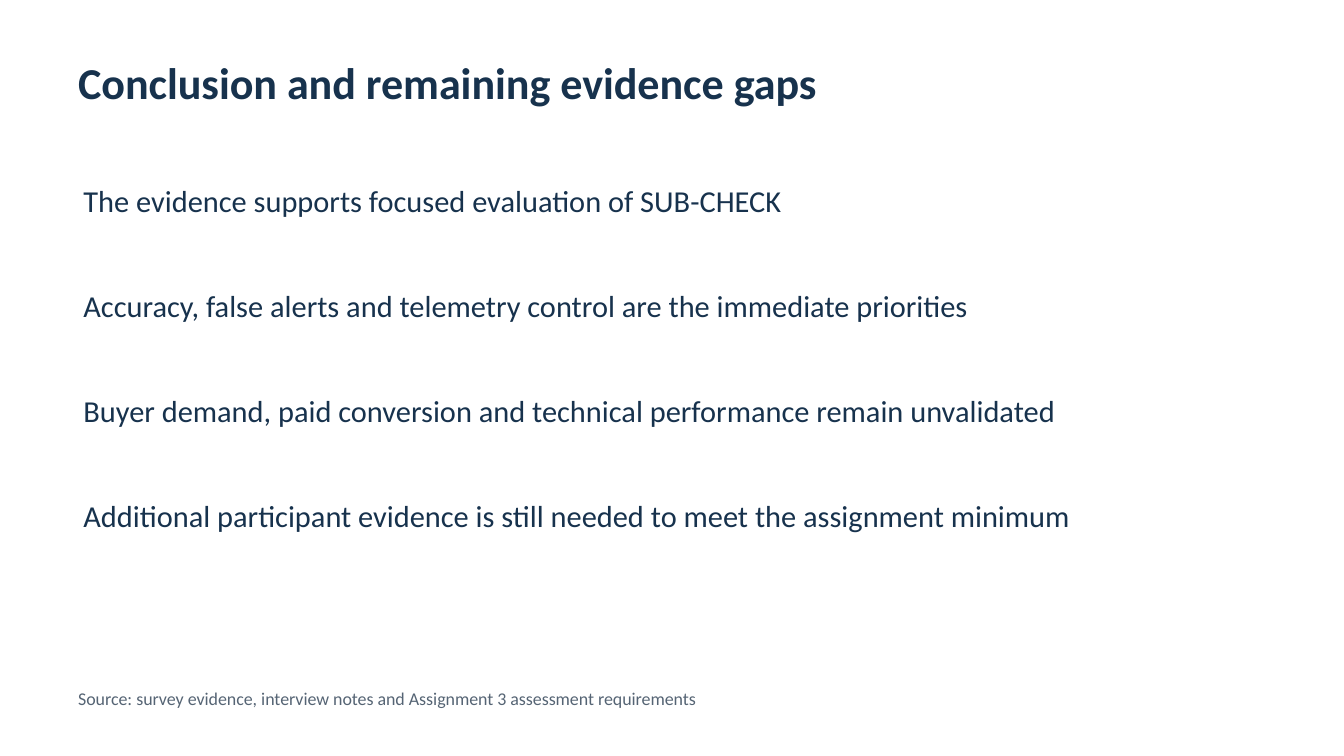
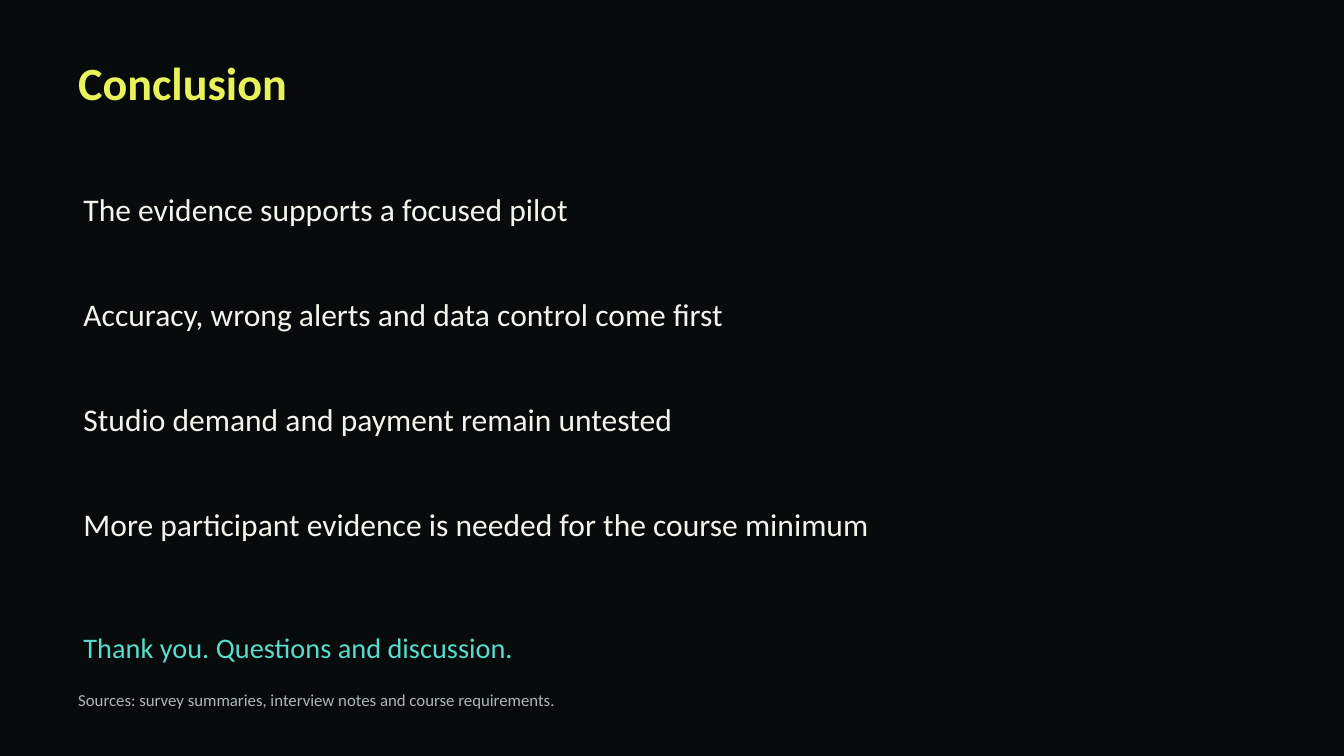
Before and after one commit to Scirtor/subcheck-anticheat, a slide deck: slide 12 of presentation/Assignment_3_Presentation.pptx. Drawn at 1344x756 pixels with LibreOffice and Linux fonts; fonts in the diff are those of the drawing. Boxes give left, top, right and bottom in pixels: in the first picture for what was removed or moved away, otherwise in the second. Text is boxed around its words. In the diff, an @@ line names an element or a change of style, - is before the commit and + after.

```diff
--- a/presentation/Assignment_3_Presentation.pptx
+++ b/presentation/Assignment_3_Presentation.pptx
@@ background #FFFFFF to #080B0C @@
@@ text at [78,67,287,101]: text changed; size 31.5 to 33 pt; text colour #17324D to #E7F35A @@
-Conclusion and remaining evidence gaps
+Conclusion
@@ text at [83,199,567,226]: text changed; size 21.8 to 22.5 pt; text colour #17324D to #F4F4ED @@
-The evidence supports focused evaluation of SUB-CHECK
+The evidence supports a focused pilot
@@ text at [83,304,723,332]: text changed; size 21.8 to 22.5 pt; text colour #17324D to #F4F4ED @@
-Accuracy, false alerts and telemetry control are the immediate priorities
+Accuracy, wrong alerts and data control come first
@@ text at [83,409,672,436]: text changed; size 21.8 to 22.5 pt; text colour #17324D to #F4F4ED @@
-Buyer demand, paid conversion and technical performance remain unvalidated
+Studio demand and payment remain untested
@@ text at [83,514,868,541]: text changed; size 21.8 to 22.5 pt; text colour #17324D to #F4F4ED @@
-Additional participant evidence is still needed to meet the assignment minimum
+More participant evidence is needed for the course minimum
@@ text added at [83,638,513,663], 20.2 pt, text #58DDCD @@
+Thank you. Questions and discussion.
@@ text at [78,694,554,709]: text changed; size 12.8 to 12 pt; text colour #556474 to #AEB6B4 @@
-Source: survey evidence, interview notes and Assignment 3 assessment requirements
+Sources: survey summaries, interview notes and course requirements.
```
Also in this commit, not shown: 6 other slides changed, 5 slides added, 5 slides removed, 11 other files.
